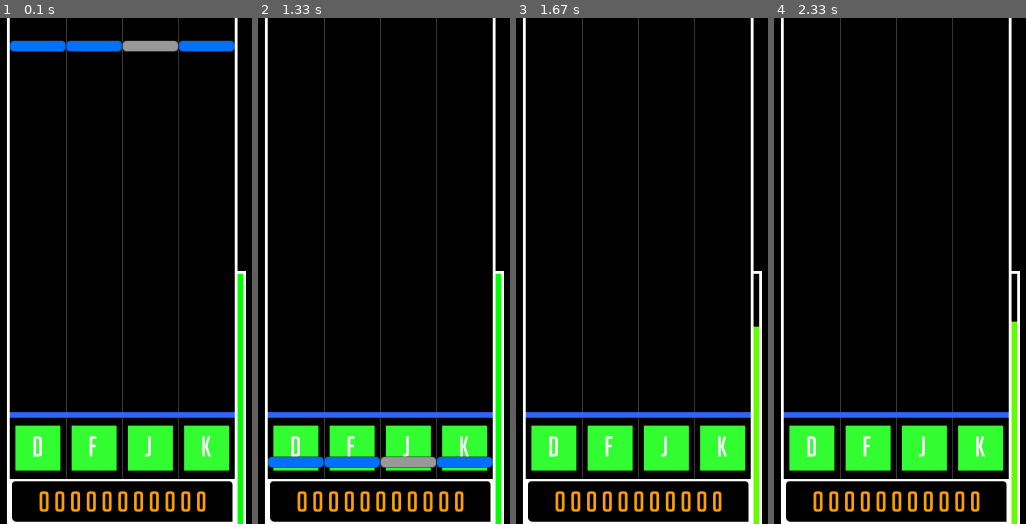
Above: before the commit, frames 1-4 (left to right).
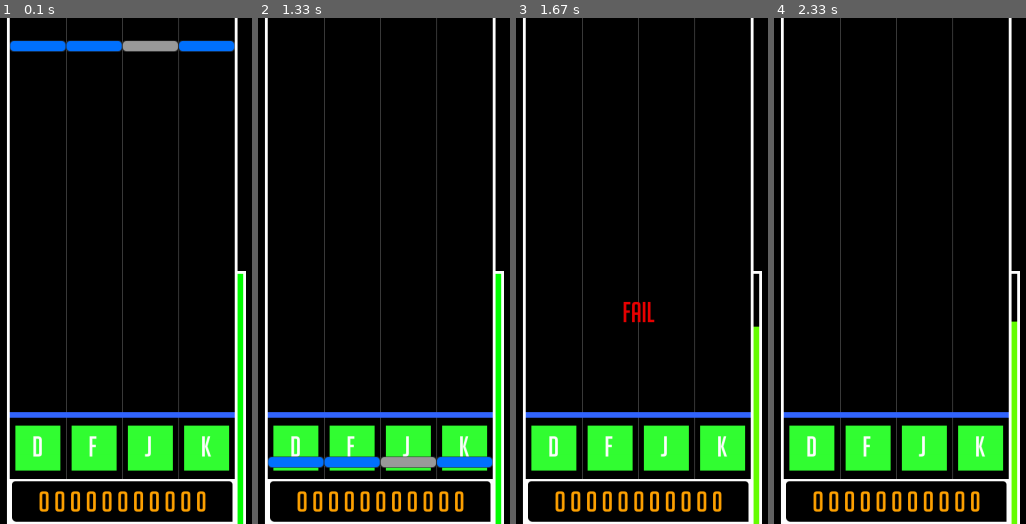
Above: after the commit, the same moments.

Repository: DeltaFrog1407/DELTABEAT
Game: pygame game, started from import pygame.py
The game is run twice, just before and just after one commit, with the same random seed, the same clock (stepped at 60 frames per second) and the same inputs.
Inputs:
- Up to frame 1 (0.1 s): no input
- Up to frame 2 (1.33 s): tap D at 0.33 s
- Up to frame 3 (1.67 s): no input
- Up to frame 4 (2.33 s): no input

Frames 1-2 are identical in both runs. In frame 3, 0.3% of the frame differs, in the area x 42-56%, y 56-61%; in frame 4, nothing differs.

Commit message:
리듬게임 만들기6
노트 판정에 따른 인디케이터 구현

Diff:
--- a/import pygame.py
+++ b/import pygame.py
@@ -12,10 +12,13 @@
 BLACK = (0, 0, 0)
 CYAN = (0, 255, 255)
 GRAY = (102, 102, 102)
-SKY_BLUE = (0, 51, 204)
+DEEP_BLUE = (0, 51, 204)
+SKY_BLUE = (0, 255, 230)
 OCEAN_BLUE = (51, 102, 255)
 LEAF_GREEN = (51, 255, 51)
 DARK_ORANGE = (255, 162, 0)
+RED = (255, 0, 0)
+YELLOW = (255, 255, 0)
 
 FRAME_X = 700
 FRAME_WIDTH = 400
@@ -62,6 +65,8 @@
         self.hp = 100
         self.combo = 0
         self.damage = 5
+        self.decesion = False
+        self.tmr = 0
 
         self.notes_0 = [] # 라인 별 노트 저장 리스트
         self.notes_1 = []
@@ -86,24 +91,45 @@
             self.hp -= self.damage
             if self.combo > 0:
                 self.combo = 0
+            self.decesion = "FAIL"
+            self.deci_color = RED
+            self.tmr = 0
+            self.tmr += 1
         elif self.gap < 120 and self.gap >= 80: # normal
             self.score += 1
             self.hp += 1
             self.combo += 1
+            self.decesion = "NORMAL"
+            self.deci_color = YELLOW
+            self.tmr = 0
+            self.tmr += 1
         elif self.gap < 80 and self.gap >= 40: # great
             self.score += 5
             self.hp += 2
             self.combo += 1
+            self.decesion = "GREAT"
+            self.deci_color = LEAF_GREEN
+            self.tmr = 0
+            self.tmr += 1
         elif self.gap < 40 and self.gap >= 0 : # perfect
             self.score += 10
             self.hp += 3
             self.combo += 1
+            self.decesion = "PERFECT"
+            self.deci_color = SKY_BLUE
+            self.tmr = 0
+            self.tmr += 1
+
 
     def run_logic(self):
         # 노트가 밖에 나갈 때 삭제
         for note in self.notes_0:
             if note.out_of_screen():
                 del self.notes_0[0]
+                self.decesion = "FAIL"
+                self.deci_color = RED
+                self.tmr = 0
+                self.tmr += 1
                 self.hp -= 5
                 if self.combo > 0:
                     self.combo = 0
@@ -113,24 +139,43 @@
                 self.hp -= 5
                 if self.combo > 0:
                     self.combo = 0
+                self.decesion = "FAIL"
+                self.deci_color = RED
+                self.tmr = 0
+                self.tmr += 1
         for note in self.notes_2:
             if note.out_of_screen():
                 del self.notes_2[0]
                 self.hp -= 5
                 if self.combo > 0:
                     self.combo = 0
+                self.decesion = "FAIL"
+                self.deci_color = RED
+                self.tmr = 0
+                self.tmr += 1
         for note in self.notes_3:
             if note.out_of_screen():
                 del self.notes_3[0]
                 self.hp -= 5
                 if self.combo > 0:
                     self.combo = 0
+                self.decesion = "FAIL"
+                self.deci_color = RED
+                self.tmr = 0
+                self.tmr += 1
         if self.hp > 100:
             self.hp = 100
 
     def draw_text(self, screen, text, font, x, y, main_color): # 텍스트 입력용 함수
         text_obj = font.render(text, True, main_color)
         text_rect = text_obj.get_rect()
+        text_rect.center = x,y
+        screen.blit(text_obj, text_rect)
+
+    def draw_text_foggy(self, screen, text, font, x, y, main_color, parameter): # 텍스트 입력용 함수
+        text_obj = font.render(text, True, main_color)
+        text_rect = text_obj.get_rect()
+        text_obj.set_alpha(parameter)
         text_rect.center = x,y
         screen.blit(text_obj, text_rect)
 
@@ -198,15 +243,24 @@
         pygame.draw.rect(screen, self.hp_color, # 색깔
         [FRAME_X + FRAME_WIDTH + LINE_WIDTH, (FRAME_HEIGHT / 2 + LINE_WIDTH)+(FRAME_HEIGHT / 2)*(1 - self.hp_visual/100), # 시작 위치
         LINE_WIDTH * 2, (FRAME_HEIGHT / 2)*(self.hp_visual/100)]) # 폭과 높이
-
-
-
+        #콤보 시에 표시
+        if self.combo > 0:
+            self.draw_text(screen, "COMBO", self.font, FRAME_X + FRAME_WIDTH/2, FRAME_HEIGHT*1/6, DARK_ORANGE)
+            self.draw_text(screen, "x" + str(self.combo), self.font, FRAME_X + FRAME_WIDTH/2, FRAME_HEIGHT*1/6 + 50, DARK_ORANGE)
         #스코어보드 밑바탕
         screen.blit(self.scoreboard, [FRAME_X, FRAME_HEIGHT * 7/9 + 40 +FRAME_WIDTH/4 - KEY_SPACE*2])
         # 스코어
         self.score_visual = "{0:O>11}".format(self.score)
         self.score_visual_two = " ".join(self.score_visual)
         self.draw_text(screen, self.score_visual_two, self.font, FRAME_X + FRAME_WIDTH/2, SCREEN_HEIGHT - 40, DARK_ORANGE)
+        # 노트 판정에 따른 인디케이터
+        if self.decesion:
+            if self.tmr >= 1 and self.tmr <= 20:
+                self.tmr += 1
+                self.draw_text_foggy(screen, self.decesion, self.font, FRAME_X + FRAME_WIDTH/2, SCREEN_HEIGHT*3/5 - self.tmr, self.deci_color, 250 - self.tmr)
+            elif self.tmr < 100:
+                self.tmr = 0
+                self.decesion = False
 
     def display_frame(self, screen, keycolor, fontcolor): #게임 프레임 그리기 - 플레이하는 부분
         screen.fill(BLACK)
@@ -226,10 +280,6 @@
             pygame.draw.rect(screen, keycolor, [x+FRAME_WIDTH*i/4, y, keyframe_size, keyframe_size])
             keyset = self.font.render(key, True, fontcolor)
             screen.blit(keyset, (x+FRAME_WIDTH*i/4+keyframe_size/2-KEY_SPACE, y+KEY_SPACE))
-        #콤보 시에 표시
-        if self.combo > 0:
-            self.draw_text(screen, "COMBO", self.font, FRAME_X + FRAME_WIDTH/2, FRAME_HEIGHT*1/6, DARK_ORANGE)
-            self.draw_text(screen, "x" + str(self.combo), self.font, FRAME_X + FRAME_WIDTH/2, FRAME_HEIGHT*1/6 + 50, DARK_ORANGE)
 
 
 
